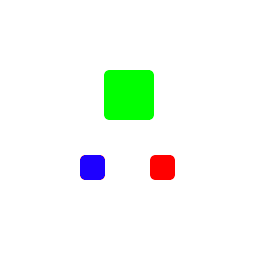
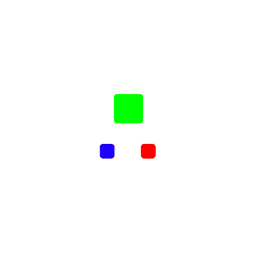
Layers edited between the first and the second 256×256 image:
painted on "Background" over [80, 70, 175, 180]
